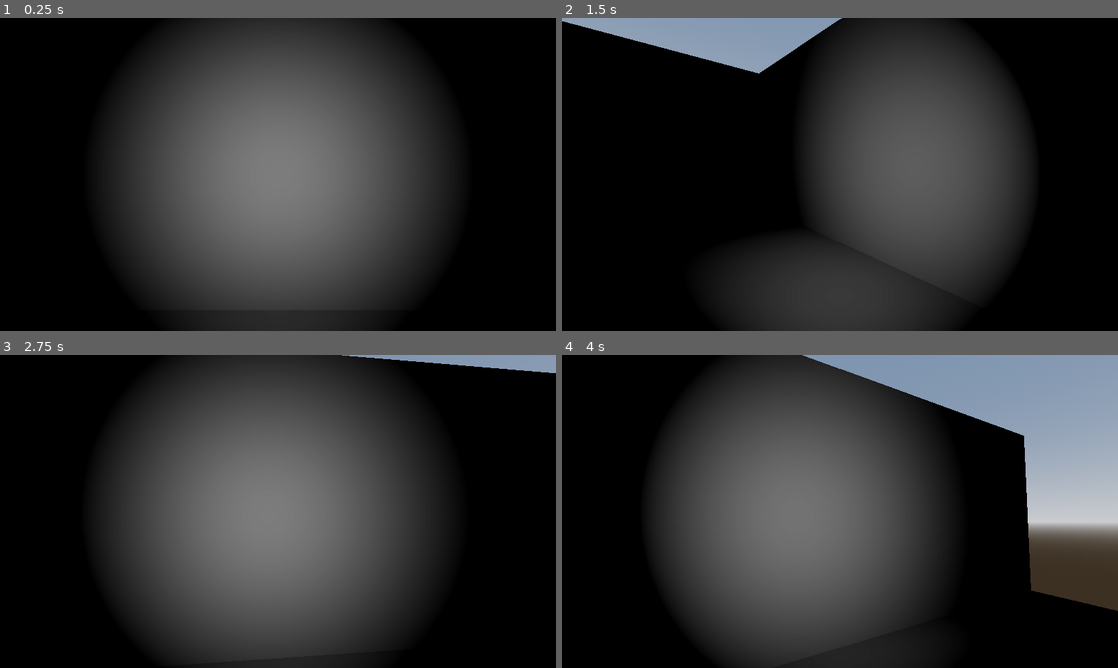
Above: before the commit, frames 1-4 (two rows, left to right).
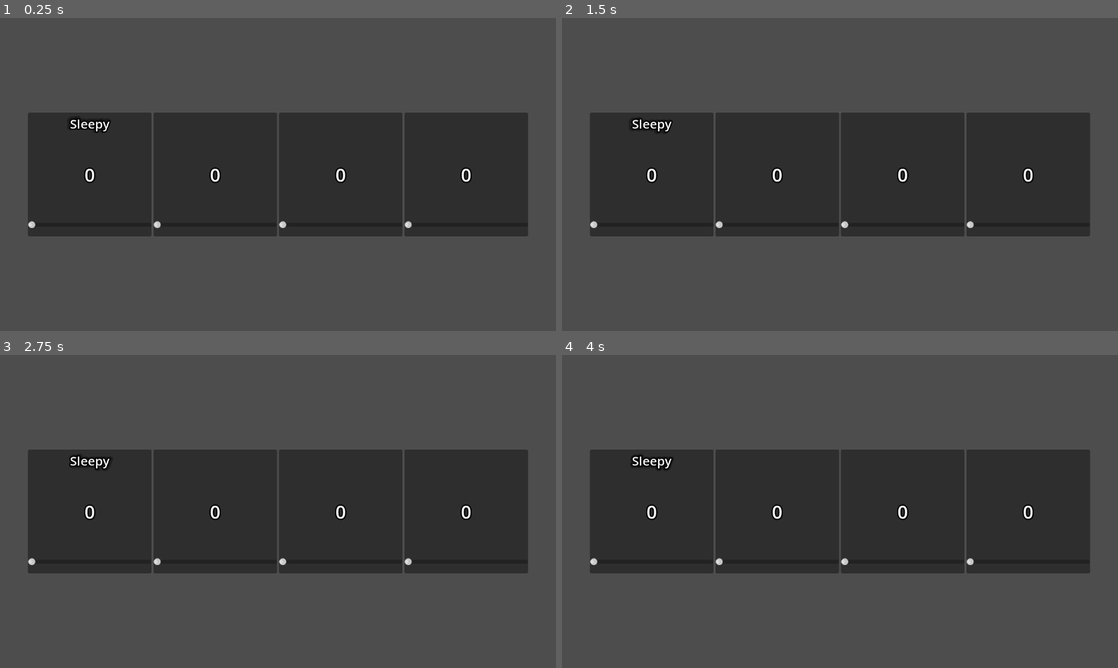
Above: after the commit, the same moments.

Repository: protogenposting/One-Night-at-Puggos
Game: Godot game, scene res://Rooms/MainMenu.tscn
Two runs of this game, one before a commit and one after it. Both use one fixed random seed, a clock stepped at 60 frames per second and the inputs below. Before the commit the project starts from res://Rooms/Gameplay.tscn.
Inputs (mouse positions are in pixels of both pictures, inside the frame that each line leads up to):
- Up to frame 1 (0.25 s): no input
- Up to frame 2 (1.5 s): tap Enter at 0.5 s; move the mouse to (867, 174) at 0.52 s; tap Space (Cameras) at 0.6, 1.25 s; move the mouse to (728, 190) at 1.27 s; tap D (NextCamera) at 1.35 s
- Up to frame 3 (2.75 s): tap Enter at 2 s; move the mouse to (289, 505) at 2.02 s; tap A (PreviousCamera) at 2.1 s
- Up to frame 4 (4 s): tap Space (Cameras) at 2.75, 2.85 s; move the mouse to (834, 517) at 2.77 s; tap Enter at 3.5 s; move the mouse to (878, 514) at 3.52 s; tap D (NextCamera) at 3.6 s

The runs differ from the first frame. In frame 1, 75% of the frame differs, in the area x 0-100%, y 0-100%; in frame 2, 85%; in frame 3, 75%; in frame 4, 79%.

Commit message:
main menu

Diff:
--- /dev/null
+++ b/GLOBALS/enemy_ai.gd
@@ -0,0 +1,12 @@
+extends Node
+
+enum ENEMIES{
+	SLEEPY
+}
+
+var enemyAiValues : Array = []
+
+func _ready() -> void:
+	enemyAiValues.resize(ENEMIES.size())
+
+	enemyAiValues.fill(0)
--- a/Objects/CurrentCamDisplay.tscn
+++ b/Objects/Gameplay/CurrentCamDisplay.tscn
@@ -1,6 +1,6 @@
 [gd_scene load_steps=3 format=3 uid="uid://bkbgfr73ycufw"]
 
-[ext_resource type="Script" uid="uid://cf63uikwccju2" path="res://Objects/CameraDisplay.gd" id="1_d0xth"]
+[ext_resource type="Script" uid="uid://cf63uikwccju2" path="res://Objects/Gameplay/CameraDisplay.gd" id="1_d0xth"]
 
 [sub_resource type="ViewportTexture" id="ViewportTexture_xml2b"]
 
--- a/Objects/Player.tscn
+++ b/Objects/Gameplay/Player.tscn
@@ -1,7 +1,7 @@
 [gd_scene load_steps=16 format=3 uid="uid://c8856y456xj6i"]
 
-[ext_resource type="Script" uid="uid://c5pyvd503vytj" path="res://Objects/player.gd" id="1_xhfnw"]
-[ext_resource type="PackedScene" uid="uid://bkbgfr73ycufw" path="res://Objects/CurrentCamDisplay.tscn" id="2_kpjcp"]
+[ext_resource type="Script" uid="uid://c5pyvd503vytj" path="res://Objects/Gameplay/player.gd" id="1_xhfnw"]
+[ext_resource type="PackedScene" uid="uid://bkbgfr73ycufw" path="res://Objects/Gameplay/CurrentCamDisplay.tscn" id="2_kpjcp"]
 [ext_resource type="Texture2D" uid="uid://3rbydro2kfed" path="res://Assets/Kingsley/ScaredCunt.png" id="3_kne1u"]
 
 [sub_resource type="CylinderShape3D" id="CylinderShape3D_0rwas"]
--- /dev/null
+++ b/Objects/Menu/CharacterAiSlider.tscn
@@ -0,0 +1,82 @@
+[gd_scene load_steps=4 format=3 uid="uid://drb7xj3kdlxnf"]
+
+[ext_resource type="Script" uid="uid://bla4wk7upmoqb" path="res://Objects/Menu/character_ai_slider.gd" id="1_b2vqp"]
+
+[sub_resource type="LabelSettings" id="LabelSettings_b2vqp"]
+font_size = 26
+outline_size = 10
+outline_color = Color(0, 0, 0, 1)
+shadow_size = 21
+shadow_color = Color(0, 0, 0, 0.34509805)
+shadow_offset = Vector2(-0.195, 1)
+
+[sub_resource type="LabelSettings" id="LabelSettings_hkj78"]
+font_size = 38
+outline_size = 10
+outline_color = Color(0, 0, 0, 1)
+shadow_size = 7
+shadow_color = Color(0, 0, 0, 0.4745098)
+
+[node name="Control" type="Control"]
+custom_minimum_size = Vector2(256, 256)
+layout_mode = 3
+anchor_left = -0.11100001
+anchor_top = -0.19800001
+anchor_right = 0.11100001
+anchor_bottom = 0.19800001
+offset_left = 63.87201
+offset_top = 64.304016
+offset_right = -63.87201
+offset_bottom = -64.304016
+grow_horizontal = 2
+grow_vertical = 2
+script = ExtResource("1_b2vqp")
+
+[node name="CharacterAiSlider" type="Panel" parent="."]
+layout_mode = 1
+anchors_preset = 15
+anchor_right = 1.0
+anchor_bottom = 1.0
+grow_horizontal = 2
+grow_vertical = 2
+
+[node name="Label" type="Label" parent="CharacterAiSlider"]
+layout_mode = 1
+anchors_preset = 5
+anchor_left = 0.5
+anchor_right = 0.5
+offset_left = -192.0
+offset_right = 192.0
+offset_bottom = 46.0
+grow_horizontal = 2
+text = "NAME"
+label_settings = SubResource("LabelSettings_b2vqp")
+horizontal_alignment = 1
+vertical_alignment = 1
+
+[node name="AILabel" type="Label" parent="CharacterAiSlider"]
+layout_mode = 1
+anchors_preset = 14
+anchor_top = 0.5
+anchor_right = 1.0
+anchor_bottom = 0.5
+offset_top = -11.5
+offset_bottom = 11.5
+grow_horizontal = 2
+grow_vertical = 2
+text = "0"
+label_settings = SubResource("LabelSettings_hkj78")
+horizontal_alignment = 1
+vertical_alignment = 1
+
+[node name="HSlider" type="HSlider" parent="CharacterAiSlider"]
+layout_mode = 1
+anchors_preset = -1
+anchor_top = 0.87500006
+anchor_right = 1.0
+anchor_bottom = 1.0
+offset_top = -1.5258789e-05
+offset_bottom = -16.0
+grow_horizontal = 2
+grow_vertical = 0
+max_value = 20.0
--- /dev/null
+++ b/Objects/Menu/character_ai_slider.gd
@@ -0,0 +1,15 @@
+extends Control
+
+@export var enemyName : String
+
+@export var enemyID : EnemyAI.ENEMIES
+
+func _ready() -> void:
+	$CharacterAiSlider/Label.text = enemyName
+
+func _process(delta: float) -> void:
+	var settings : LabelSettings = $CharacterAiSlider/Label.label_settings
+
+	settings.shadow_offset = Vector2(randf_range(-3,3), randf_range(-3,3))
+
+	$CharacterAiSlider/AILabel.text = "%.0f" % $CharacterAiSlider/HSlider.value
--- a/Rooms/Gameplay.tscn
+++ b/Rooms/Gameplay.tscn
@@ -1,6 +1,6 @@
 [gd_scene load_steps=6 format=3 uid="uid://dd147onvpx8hs"]
 
-[ext_resource type="PackedScene" uid="uid://c8856y456xj6i" path="res://Objects/Player.tscn" id="1_inlal"]
+[ext_resource type="PackedScene" uid="uid://c8856y456xj6i" path="res://Objects/Gameplay/Player.tscn" id="1_inlal"]
 [ext_resource type="Script" uid="uid://d24s1gtlcr10k" path="res://Rooms/gameplay.gd" id="1_vrd06"]
 
 [sub_resource type="ProceduralSkyMaterial" id="ProceduralSkyMaterial_inlal"]
--- /dev/null
+++ b/Rooms/MainMenu.tscn
@@ -0,0 +1,39 @@
+[gd_scene load_steps=2 format=3 uid="uid://7t5rm0e34k13"]
+
+[ext_resource type="PackedScene" uid="uid://drb7xj3kdlxnf" path="res://Objects/Menu/CharacterAiSlider.tscn" id="1_1auxk"]
+
+[node name="MainMenu" type="Control"]
+layout_mode = 3
+anchors_preset = 15
+anchor_right = 1.0
+anchor_bottom = 1.0
+grow_horizontal = 2
+grow_vertical = 2
+
+[node name="HBoxContainer" type="GridContainer" parent="."]
+layout_mode = 1
+anchors_preset = 8
+anchor_left = 0.5
+anchor_top = 0.5
+anchor_right = 0.5
+anchor_bottom = 0.5
+offset_left = -518.0
+offset_top = -128.0
+offset_right = 518.0
+offset_bottom = 128.0
+grow_horizontal = 2
+grow_vertical = 2
+columns = 4
+
+[node name="CharacterAiSlider" parent="HBoxContainer" instance=ExtResource("1_1auxk")]
+layout_mode = 2
+enemyName = "Sleepy"
+
+[node name="CharacterAiSlider2" parent="HBoxContainer" instance=ExtResource("1_1auxk")]
+layout_mode = 2
+
+[node name="CharacterAiSlider3" parent="HBoxContainer" instance=ExtResource("1_1auxk")]
+layout_mode = 2
+
+[node name="CharacterAiSlider4" parent="HBoxContainer" instance=ExtResource("1_1auxk")]
+layout_mode = 2
--- a/project.godot
+++ b/project.godot
@@ -11,9 +11,13 @@
 [application]
 
 config/name="One Night At Puggos"
-run/main_scene="uid://dd147onvpx8hs"
+run/main_scene="uid://7t5rm0e34k13"
 config/features=PackedStringArray("4.5", "Forward Plus")
 config/icon="res://icon.svg"
+
+[autoload]
+
+EnemyAI="*res://GLOBALS/enemy_ai.gd"
 
 [display]
 
Not shown, added: GLOBALS/enemy_ai.gd.uid
Renamed: CameraDisplay.gd -> Objects/Gameplay/CameraDisplay.gd
Renamed: CameraDisplay.gd.uid -> Objects/Gameplay/CameraDisplay.gd.uid
Renamed: Objects/player.gd -> Objects/Gameplay/player.gd
Renamed: Objects/player.gd.uid -> Objects/Gameplay/player.gd.uid
Not shown, added: Objects/Menu/character_ai_slider.gd.uid
